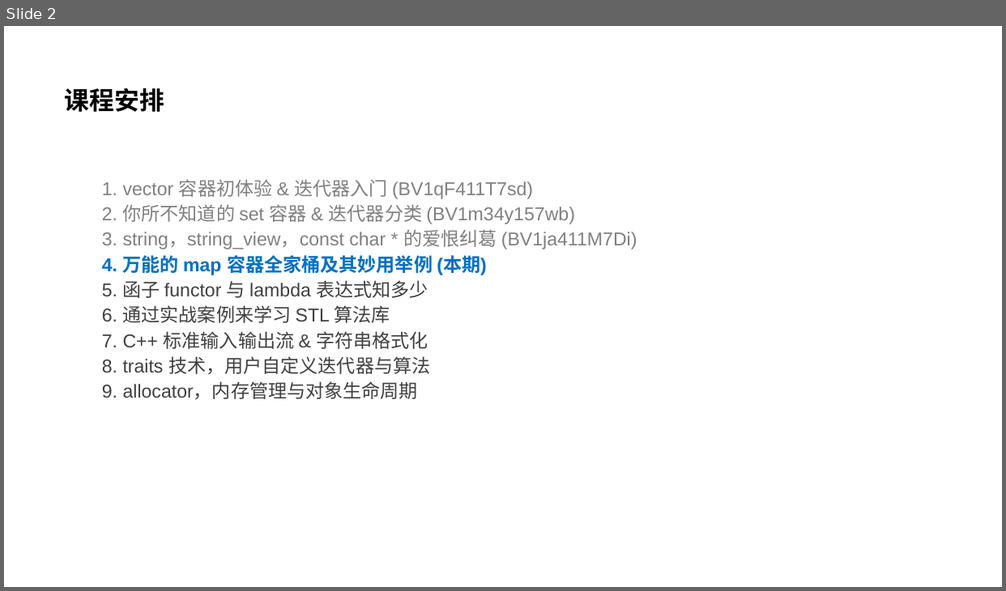
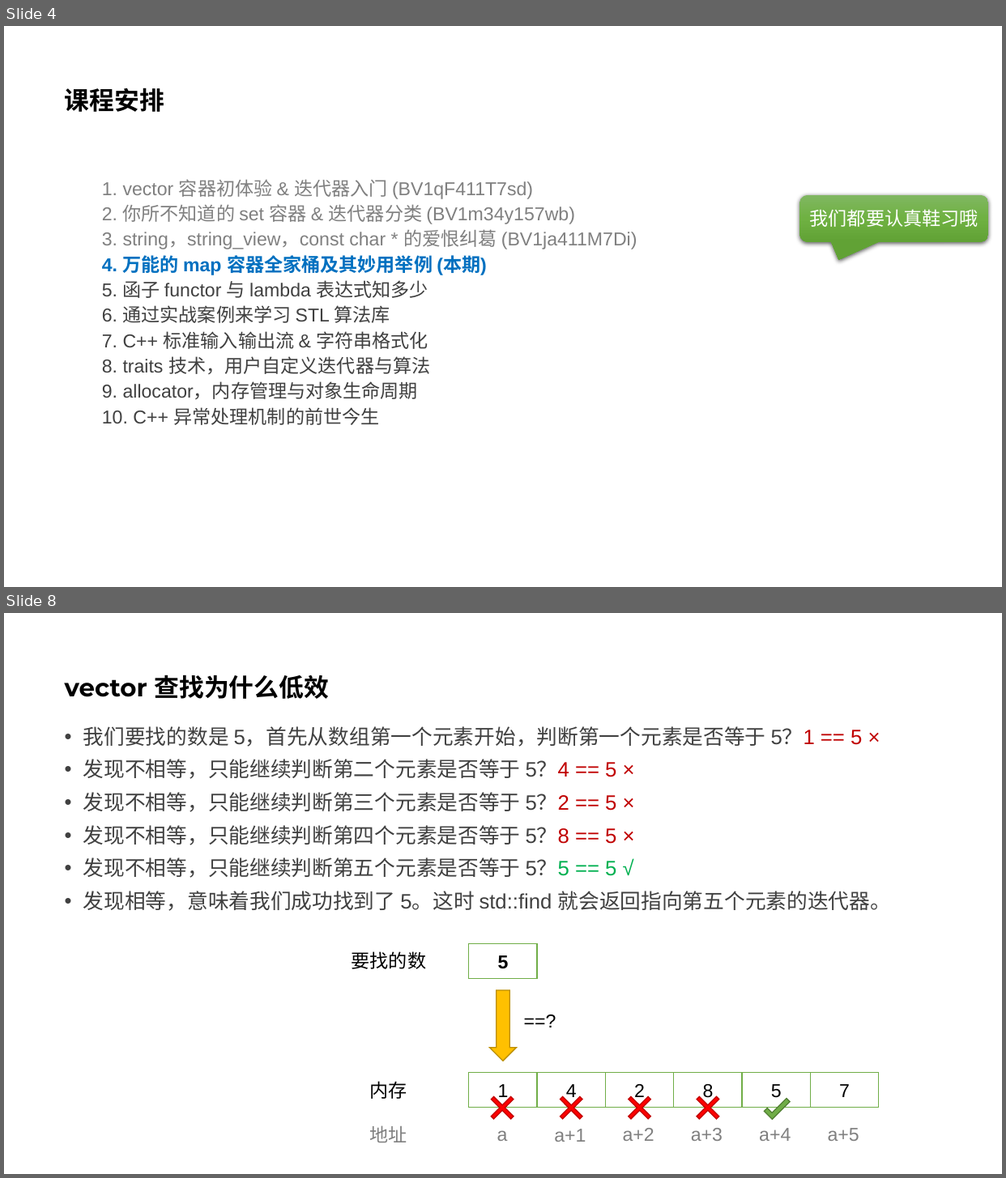
Before and after one commit to parallel101/course, a slide deck: 17/slides.pptx. Shown one above the other, each under a label of ours: slide 2 before the commit, slides 4 and 8 after it; the slides between them are not shown. The pictures are 1006x591 and 1006x1178 pixels, drawn with LibreOffice and Linux fonts; fonts in the diff are those of the drawing; background and template pictures are left out. Boxes give left, top, right and bottom in pixels: in the first picture for what was removed or moved away, otherwise in the second. Text is boxed around its words. In the diff, an @@ line names an element or a change of style, - is before the commit and + after.

```diff
--- a/17/slides.pptx
+++ b/17/slides.pptx
@@ slide 8 added at (4, 613, 1002, 1174), background #FFFFFF @@
@@ title added at (65, 675, 330, 699), 24 pt, text #000000, bold @@
+vector 查找为什么低效
@@ text added at (83, 726, 891, 911), 20 pt, text #404040 @@
+• 我们要找的数是 5，首先从数组第一个元素开始，判断第一个元素是否等于 5？1 == 5 ×
+• 发现不相等，只能继续判断第二个元素是否等于 5？4 == 5 ×
+• 发现不相等，只能继续判断第三个元素是否等于 5？2 == 5 ×
+• 发现不相等，只能继续判断第四个元素是否等于 5？8 == 5 ×
+• 发现不相等，只能继续判断第五个元素是否等于 5？5 == 5 √
+• 发现相等，意味着我们成功找到了 5。这时 std::find 就会返回指向第五个元素的迭代器。
@@ text added at (351, 952, 426, 969), 18 pt, text #000000 @@
+要找的数
@@ rectangle added at (469, 944, 537, 979), fill #FFFFFF, outline #70AD47 1 pt, 18 pt, text #000000, bold @@
+5
@@ down arrow added at (490, 990, 517, 1061), fill #FFC000, outline #BD8E00 1 pt @@
@@ text added at (517, 1006, 564, 1036), 18 pt, text #000000 @@
+==?
@@ rectangle added at (469, 1072, 537, 1108), fill #FFFFFF, outline #70AD47 1 pt, 18 pt, text #000000 @@
+1
@@ rectangle added at (537, 1072, 605, 1108), fill #FFFFFF, outline #70AD47 1 pt, 18 pt, text #000000 @@
+4
@@ rectangle added at (606, 1072, 674, 1108), fill #FFFFFF, outline #70AD47 1 pt, 18 pt, text #000000 @@
+2
@@ rectangle added at (674, 1072, 742, 1108), fill #FFFFFF, outline #70AD47 1 pt, 18 pt, text #000000 @@
+8
@@ rectangle added at (742, 1072, 810, 1108), fill #FFFFFF, outline #70AD47 1 pt, 18 pt, text #000000 @@
+5
@@ rectangle added at (810, 1072, 879, 1108), fill #FFFFFF, outline #70AD47 1 pt, 18 pt, text #000000 @@
+7
@@ text added at (370, 1081, 407, 1099), 18 pt, text #000000 @@
+内存
@@ plus added at (483, 1088, 522, 1128), fill #FF0000, outline #C00000 1 pt @@
@@ plus added at (552, 1088, 590, 1128), fill #FF0000, outline #C00000 1 pt @@
@@ plus added at (620, 1088, 658, 1128), fill #FF0000, outline #C00000 1 pt @@
@@ plus added at (688, 1088, 727, 1128), fill #FF0000, outline #C00000 1 pt @@
@@ corner added at (765, 1094, 790, 1119), fill #70AD47, outline #538035 1 pt @@
@@ text added at (370, 1126, 407, 1143), 18 pt, text #808080 @@
+地址
@@ text added at (497, 1131, 508, 1141), 18 pt, text #808080 @@
+a
@@ text added at (554, 1129, 586, 1142), 18 pt, text #808080 @@
+a+1
@@ text added at (623, 1128, 654, 1141), 18 pt, text #808080 @@
+a+2
@@ text added at (691, 1128, 722, 1141), 18 pt, text #808080 @@
+a+3
@@ text added at (759, 1128, 791, 1141), 18 pt, text #808080 @@
+a+4
@@ text added at (828, 1128, 859, 1141), 18 pt, text #808080 @@
+a+5
@@ what was slide 2 is now slide 4 @@
@@ slide 4 changed as well @@
@@ rounded speech box added at (799, 195, 988, 242), fill gradient #81B861 to #6FB242 to #62A336, 18 pt, text #FFFFFF @@
+我们都要认真鞋习哦
@@ text at (102, 408, 379, 425): paragraph added @@
+  10. C++ 异常处理机制的前世今生
```
Also in this commit, not shown: 8 other slides changed, 45 other slides added, 1 slide removed, 6 other files.
